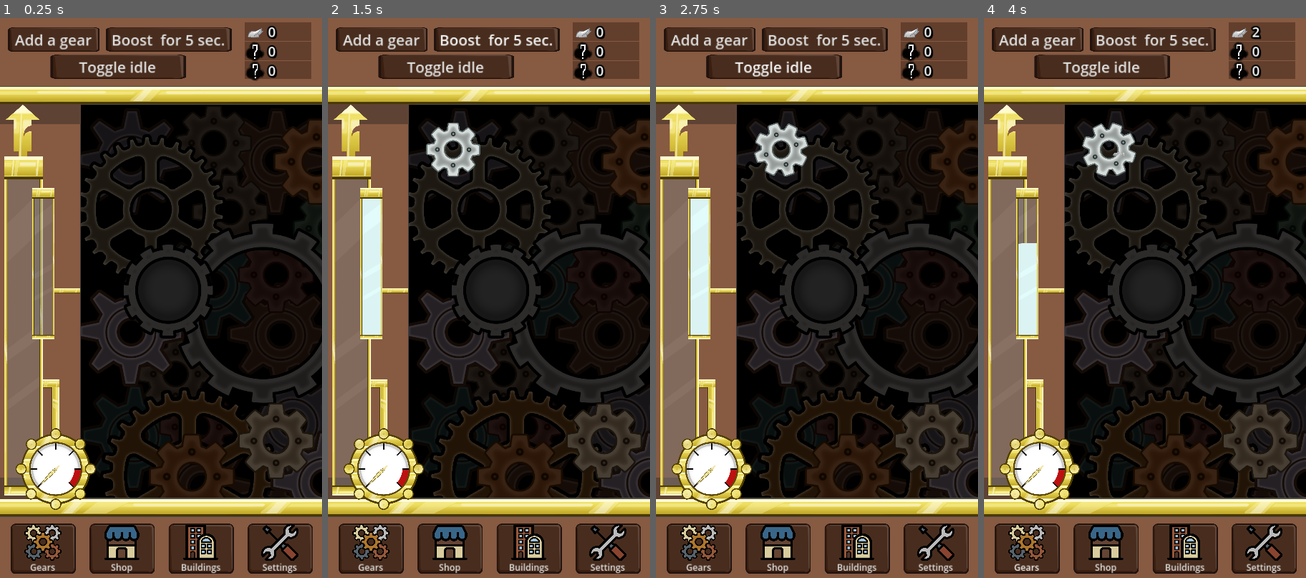
Above: before the commit, frames 1-4 (left to right).
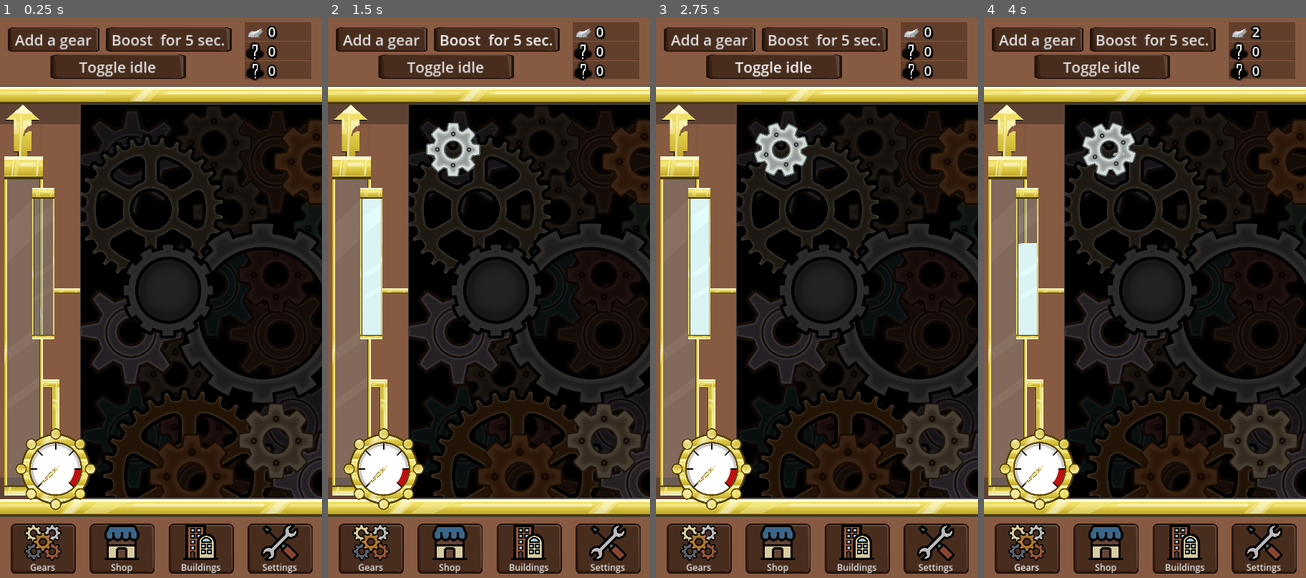
Above: after the commit, the same moments.

Repository: IIS-Mobile/PGiAnUP_zima_2024_stacjonarne_Catblast_Studio
Game: Godot game, scene res://scenes/main.tscn
Same seed, same stepped clock (60 frames per second), same inputs: the game is played once before the commit and once after it.
Inputs (mouse positions are in pixels of both pictures, inside the frame that each line leads up to):
- Up to frame 1 (0.25 s): no input
- Up to frame 2 (1.5 s): click "Add a gear" at 0.5 s; click "Boost for 5 sec." at 1.25 s
- Up to frame 3 (2.75 s): click "Toggle idle" at 2 s
- Up to frame 4 (4 s): click (1183, 303) at 2.75 s; click "Gears" at 3.5 s

The runs differ from the first frame. In frame 1, 0.5% of the frame differs, in the area x 1-12%, y 16-84%; in frame 2, 0.5%; in frame 3, 0.5%; in frame 4, 0.5%.

Commit message:
Test of another shop items layout

Diff:
--- a/scenes/product_bar.tscn
+++ b/scenes/product_bar.tscn
@@ -15,6 +15,7 @@
 grow_vertical = 2
 size_flags_vertical = 4
 script = ExtResource("1_3i66l")
+tier1 = 1
 
 [node name="Panel" type="HBoxContainer" parent="."]
 layout_mode = 1
@@ -30,7 +31,7 @@
 [node name="TextureRect" type="TextureRect" parent="Panel"]
 layout_mode = 2
 texture = ExtResource("3_vnvx5")
-expand_mode = 3
+expand_mode = 2
 stretch_mode = 5
 
 [node name="VBoxContainer" type="VBoxContainer" parent="Panel"]
@@ -51,57 +52,91 @@
 text = "Default default"
 autowrap_mode = 2
 
-[node name="HBoxContainer" type="HBoxContainer" parent="Panel/VBoxContainer"]
-custom_minimum_size = Vector2(0, 60)
+[node name="VBoxContainer2" type="VBoxContainer" parent="Panel"]
 layout_mode = 2
-alignment = 2
+size_flags_horizontal = 10
+size_flags_vertical = 4
 
-[node name="Price1" type="Label" parent="Panel/VBoxContainer/HBoxContainer"]
+[node name="ResourceIcon1" type="TextureRect" parent="Panel/VBoxContainer2"]
+custom_minimum_size = Vector2(70, 70)
 layout_mode = 2
-theme_override_font_sizes/font_size = 22
+texture = ExtResource("3_vnvx5")
+expand_mode = 4
+
+[node name="ResourceIcon2" type="TextureRect" parent="Panel/VBoxContainer2"]
+custom_minimum_size = Vector2(70, 70)
+layout_mode = 2
+texture = ExtResource("3_vnvx5")
+expand_mode = 4
+
+[node name="ResourceIcon3" type="TextureRect" parent="Panel/VBoxContainer2"]
+custom_minimum_size = Vector2(70, 70)
+layout_mode = 2
+texture = ExtResource("3_vnvx5")
+expand_mode = 4
+
+[node name="VBoxContainer3" type="VBoxContainer" parent="Panel"]
+layout_mode = 2
+size_flags_vertical = 4
+
+[node name="Price1" type="Label" parent="Panel/VBoxContainer3"]
+layout_mode = 2
+size_flags_horizontal = 8
+theme_override_font_sizes/font_size = 46
 text = "0
 "
 
-[node name="ResourceIcon1" type="TextureRect" parent="Panel/VBoxContainer/HBoxContainer"]
+[node name="Price2" type="Label" parent="Panel/VBoxContainer3"]
 layout_mode = 2
-texture = ExtResource("3_vnvx5")
-expand_mode = 3
-stretch_mode = 5
-
-[node name="Price2" type="Label" parent="Panel/VBoxContainer/HBoxContainer"]
-layout_mode = 2
-theme_override_font_sizes/font_size = 22
+size_flags_horizontal = 8
+theme_override_font_sizes/font_size = 46
 text = "0
 "
 
-[node name="ResourceIcon2" type="TextureRect" parent="Panel/VBoxContainer/HBoxContainer"]
+[node name="Price3" type="Label" parent="Panel/VBoxContainer3"]
 layout_mode = 2
-texture = ExtResource("3_vnvx5")
-expand_mode = 3
-stretch_mode = 5
-
-[node name="Price3" type="Label" parent="Panel/VBoxContainer/HBoxContainer"]
-layout_mode = 2
-theme_override_font_sizes/font_size = 22
+size_flags_horizontal = 8
+theme_override_font_sizes/font_size = 46
 text = "0
 "
 
-[node name="ResourceIcon3" type="TextureRect" parent="Panel/VBoxContainer/HBoxContainer"]
+[node name="HBoxContainer" type="HBoxContainer" parent="Panel"]
+custom_minimum_size = Vector2(100, 0)
 layout_mode = 2
-texture = ExtResource("3_vnvx5")
-expand_mode = 3
-stretch_mode = 5
+alignment = 1
 
-[node name="PremiumPrice" type="Label" parent="Panel/VBoxContainer/HBoxContainer"]
+[node name="Label" type="Label" parent="Panel/HBoxContainer"]
 layout_mode = 2
-theme_override_font_sizes/font_size = 22
-text = "or 0"
+size_flags_horizontal = 4
+theme_override_font_sizes/font_size = 46
+text = "or"
+horizontal_alignment = 1
+vertical_alignment = 1
 
-[node name="PremiumResourceIcon" type="TextureRect" parent="Panel/VBoxContainer/HBoxContainer"]
+[node name="HBoxContainer2" type="VBoxContainer" parent="Panel"]
+layout_mode = 2
+size_flags_vertical = 4
+
+[node name="PremiumResourceIcon" type="TextureRect" parent="Panel/HBoxContainer2"]
+custom_minimum_size = Vector2(80, 80)
 layout_mode = 2
 texture = ExtResource("3_gxjrw")
 expand_mode = 3
-stretch_mode = 5
+stretch_mode = 6
+
+[node name="HBoxContainer3" type="HBoxContainer" parent="Panel"]
+layout_mode = 2
+size_flags_horizontal = 4
+size_flags_vertical = 4
+
+[node name="PremiumPrice" type="Label" parent="Panel/HBoxContainer3"]
+layout_mode = 2
+size_flags_horizontal = 8
+size_flags_vertical = 0
+theme_override_font_sizes/font_size = 46
+text = "0"
+horizontal_alignment = 1
+vertical_alignment = 1
 
 [node name="MarginContainer" type="MarginContainer" parent="Panel"]
 layout_mode = 2
@@ -115,5 +150,6 @@
 layout_mode = 2
 size_flags_horizontal = 8
 theme = ExtResource("2_b320b")
+theme_override_font_sizes/font_size = 46
 text = "Buy
 "
--- a/scenes/shop_item.gd
+++ b/scenes/shop_item.gd
@@ -1,38 +1,47 @@
 extends Panel
 
+@export_category("Image")
 @export var image: Texture
 
+@export_category("Title and Category")
 @export var title: String
-@export var description: String
+@export_multiline var description: String
+
+@export_category("Cost 1")
 @export var price1: float
-@export var resource1: String
-@export var tier1: int
+@export_enum("tin", "copper", "brass", "bronze", "iron",
+"steel", "gold", "lead", "tungsten", "electrum") var resource1: String = "tin"
+@export_range(1, 8) var tier1: int
 
+@export_category("Cost 2")
 @export var price2: float
-@export var resource2: String
-@export var tier2: int
+@export_enum("tin", "copper", "brass", "bronze", "iron",
+"steel", "gold", "lead", "tungsten", "electrum") var resource2: String = "tin"
+@export_range(1, 8) var tier2: int
 
+@export_category("Cost 3")
 @export var price3: float
-@export var resource3: String
-@export var tier3: int
+@export_enum("tin", "copper", "brass", "bronze", "iron",
+"steel", "gold", "lead", "tungsten", "electrum") var resource3: String = "tin"
+@export_range(1, 8) var tier3: int
+
+@export_category("Premium cost")
+@export var premium_price: float = -1
+@export var item_type: int = -1
 
 var resource_name_table = [resource1,resource2,resource3]
 var tier_table = [tier1,tier2,tier3]
 
-@export var premium_price: float = -1
-@export var item_type: int = -1
-
 @onready var texture_rect = $Panel/TextureRect
 
 @onready var price_label_table = [
-	$Panel/VBoxContainer/HBoxContainer/Price1,
-	$Panel/VBoxContainer/HBoxContainer/Price2,
-	$Panel/VBoxContainer/HBoxContainer/Price3
+	$Panel/VBoxContainer3/Price1,
+	$Panel/VBoxContainer3/Price2,
+	$Panel/VBoxContainer3/Price3
 ]
-@onready var resource_pic_table = [
-	$Panel/VBoxContainer/HBoxContainer/ResourceIcon1,
-	$Panel/VBoxContainer/HBoxContainer/ResourceIcon2,
-	$Panel/VBoxContainer/HBoxContainer/ResourceIcon3
+@onready var resource_pic_table = [$Panel/VBoxContainer2/ResourceIcon1,
+$Panel/VBoxContainer2/ResourceIcon2,
+$Panel/VBoxContainer2/ResourceIcon3
 ]
 
 func _ready():
@@ -48,17 +57,18 @@
 
 
 func set_free():
-	price_label_table[0].text = "FREE "
-	$Panel/VBoxContainer/HBoxContainer/ResourceIcon1.visible = false
-	$Panel/VBoxContainer/HBoxContainer/Price2.visible = false
-	$Panel/VBoxContainer/HBoxContainer/ResourceIcon2.visible = false
-	$Panel/VBoxContainer/HBoxContainer/Price3.visible = false
-	$Panel/VBoxContainer/HBoxContainer/ResourceIcon3.visible = false
+	price_label_table[0].text = "FREE"
+	$Panel/VBoxContainer2/ResourceIcon1.visible = false
+	$Panel/VBoxContainer3/Price2.visible = false
+	$Panel/VBoxContainer2/ResourceIcon2.visible = false
+	$Panel/VBoxContainer3/Price3.visible = false
+	$Panel/VBoxContainer2/ResourceIcon3.visible = false
 
 
 func hide_premium():
-	$Panel/VBoxContainer/HBoxContainer/PremiumPrice.visible = false
-	$Panel/VBoxContainer/HBoxContainer/PremiumResourceIcon.visible = false
+	$Panel/HBoxContainer3/PremiumPrice.visible = false
+	$Panel/HBoxContainer/Label.visible = false
+	$Panel/HBoxContainer2/PremiumResourceIcon.visible = false
 
 func hide_resource(index):
 	if(index == 1):
@@ -87,18 +97,13 @@
 	if(tier < 0 || tier > Global.TIERS_AMOUNT):
 		hide_resource(index)
 
-
 	if(is_resource_name_correct):
 		var resource_pic_path = "res://assets/art/resources/" + str(resource_index+1) + "_" + str(resource) + "/" + str(resource) + "_T" + str(tier) +  ".png"
 		var resource_pic = resource_pic_table[index-1]
 		resource_pic.texture = load(resource_pic_path)
 
 	var price_label = price_label_table[index-1]
-
 	price_label.text = str(price)
-
-
-
 
 func set_labels():
 	var title_label = $Panel/VBoxContainer/Title
@@ -110,7 +115,7 @@
 	if(premium_price <= 0):
 		hide_premium()
 	else:
-		var premium_resource_label = $Panel/VBoxContainer/HBoxContainer/PremiumPrice
+		var premium_resource_label = $Panel/HBoxContainer3/PremiumPrice
 		premium_resource_label.text = str(premium_price)
 
 	if(price1 <= 0):
--- a/scenes/shop_view.tscn
+++ b/scenes/shop_view.tscn
@@ -27,40 +27,33 @@
 layout_mode = 2
 size_flags_vertical = 0
 image = ExtResource("2_vfeyj")
-title = "Add a Gear"
-description = "adds an extra gear to your panel"
-item_type = 0
+title = "Add a gear"
+description = "Adds a gear."
 
 [node name="ProductBar2" parent="VBoxContainer" instance=ExtResource("1_p34v5")]
 clip_contents = true
 layout_mode = 2
 size_flags_vertical = 0
 image = ExtResource("3_sdxot")
-title = "Larger Steam Chamber"
-description = "Para buch"
-price1 = 7.0
-resource1 = "copper"
-tier1 = 1
-price2 = 4.0
-resource2 = "copper"
-tier2 = 1
-price3 = 1.0
-resource3 = "brass"
-tier3 = 1
-premium_price = 1.0
+title = "Larger steam chamber"
+description = "Increases the idling time."
+price1 = 1000.0
+tier1 = 3
+price2 = 100.0
+tier2 = 4
+price3 = 10.0
+tier3 = 5
+premium_price = 40.0
 
 [node name="ProductBar3" parent="VBoxContainer" instance=ExtResource("1_p34v5")]
 clip_contents = true
 layout_mode = 2
 size_flags_vertical = 0
 image = ExtResource("4_fc76t")
-title = "Melting"
-description = "melt melt melt"
-price1 = 7.0
-resource1 = "electrum"
-tier1 = 1
-resource2 = "copper"
-tier2 = 1
-resource3 = "brass"
-tier3 = 1
-premium_price = 4.0
+title = "Melting I"
+description = "Allows to exchange resources of lower tiers for the same resources of higher tier at 20:1 rate."
+price1 = 100.0
+resource1 = "copper"
+price2 = 100.0
+tier2 = 8
+premium_price = 100.0
--- a/scenes/steam_chamber.tscn
+++ b/scenes/steam_chamber.tscn
@@ -61,6 +61,12 @@
 scale = Vector2(0.134127, 0.294733)
 texture = ExtResource("4_fd6e0")
 
+[node name="WhistleShadow" type="Sprite2D" parent="Panel/Container"]
+modulate = Color(0, 0, 0, 1)
+position = Vector2(115.236, -126.876)
+scale = Vector2(0.799183, 0.530243)
+texture = ExtResource("2_tdpj8")
+
 [node name="Whistle" type="Sprite2D" parent="Panel/Container"]
 position = Vector2(119.064, -128.153)
 scale = Vector2(0.807667, 0.532645)
@@ -105,6 +111,7 @@
 rotation = -1.57079
 scale = Vector2(0.561863, 0.116039)
 texture = ExtResource("3_0f71r")
+flip_v = true
 
 [node name="GoldenBar4" type="Sprite2D" parent="Panel/Container/ProgressBar"]
 position = Vector2(228.34, 587.625)
